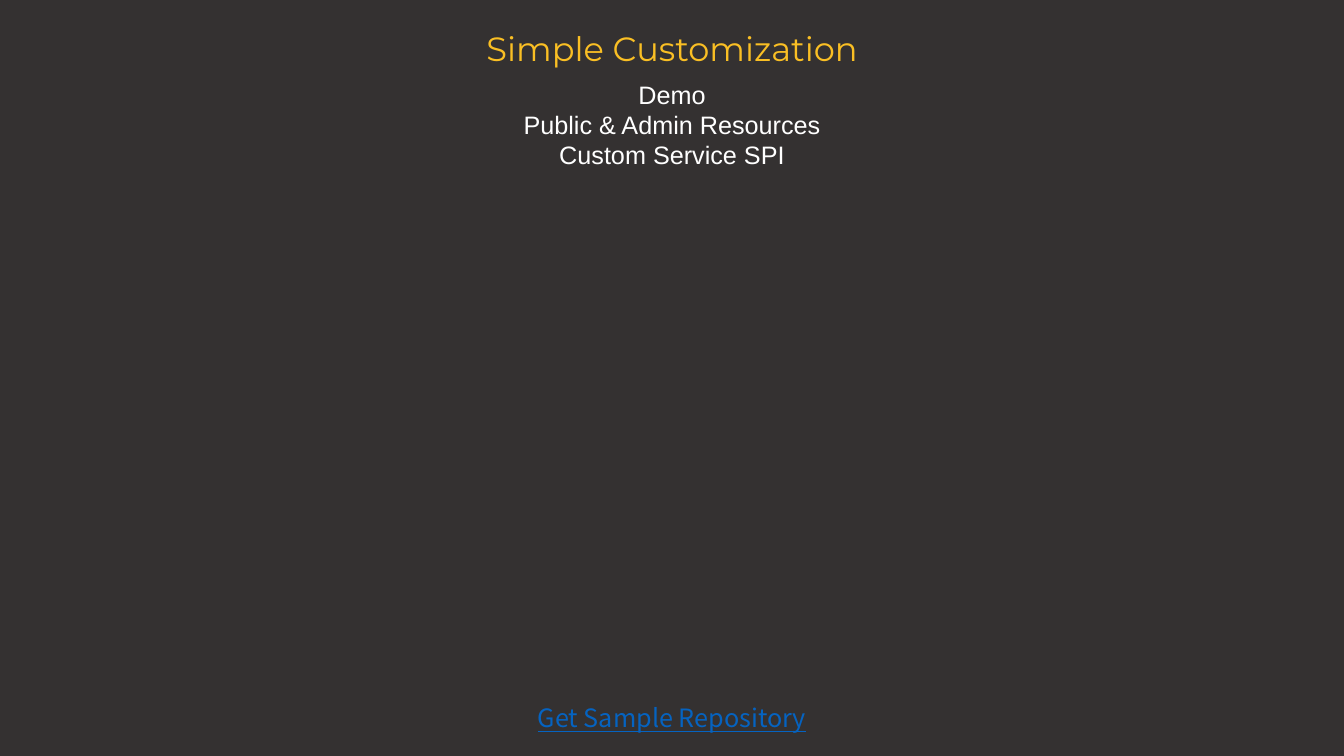
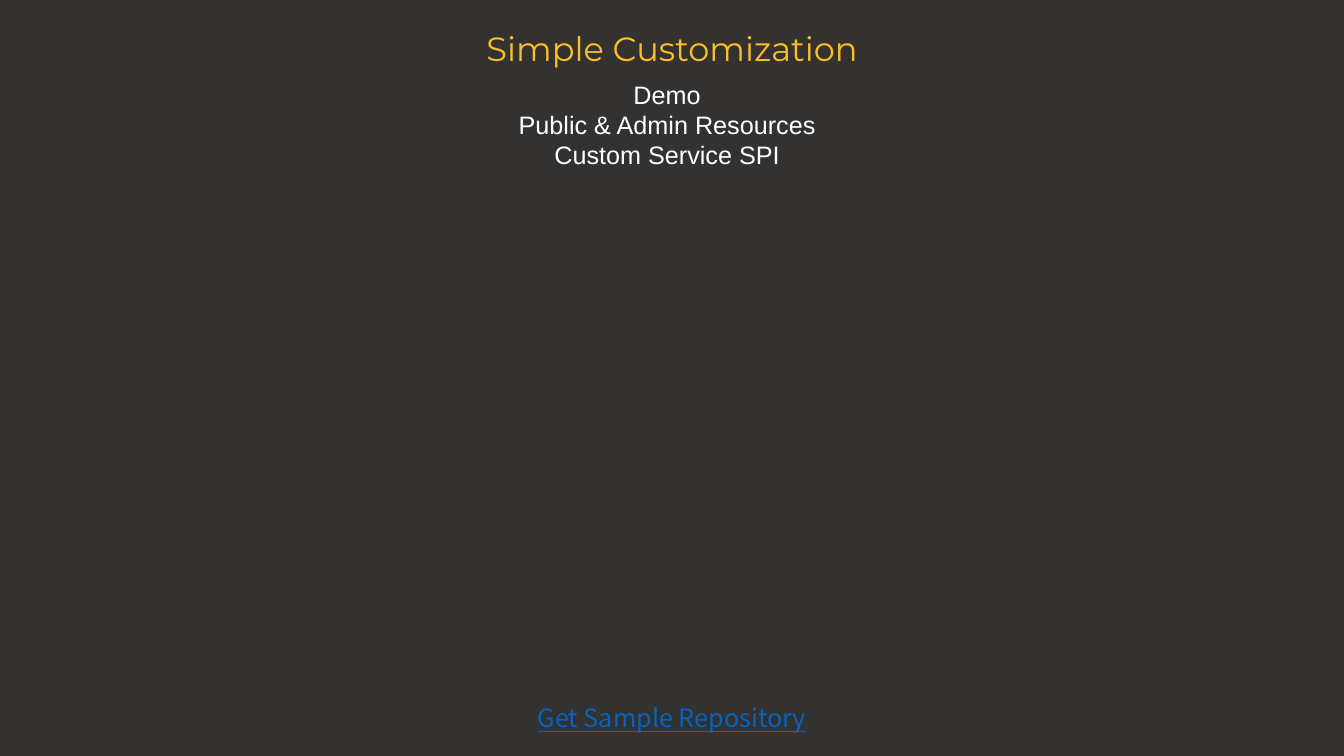
Before and after one commit to BrumaSebastian/blazor-furniture-app, a slide deck: slide 12 of BlazorFurniture/docs/presentation/Keycloak Going Beyond Defaults.pptx. Drawn at 1344x756 pixels with LibreOffice and Linux fonts; fonts in the diff are those of the drawing. Boxes give left, top, right and bottom in pixels: in the first picture for what was removed or moved away, otherwise in the second. Text is boxed around its words. In the diff, an @@ line names an element or a change of style, - is before the commit and + after.

```diff
--- a/BlazorFurniture/docs/presentation/Keycloak Going Beyond Defaults.pptx
+++ b/BlazorFurniture/docs/presentation/Keycloak Going Beyond Defaults.pptx
@@ text "Demo Public & Admin Resources ...": place and size @@
-text "Demo Public & Admin Resources ..." at [524,86,820,165]
+text "Demo Public & Admin Resources ..." at [519,86,815,165]
```
Also in this commit, not shown: 8 other slides changed.
